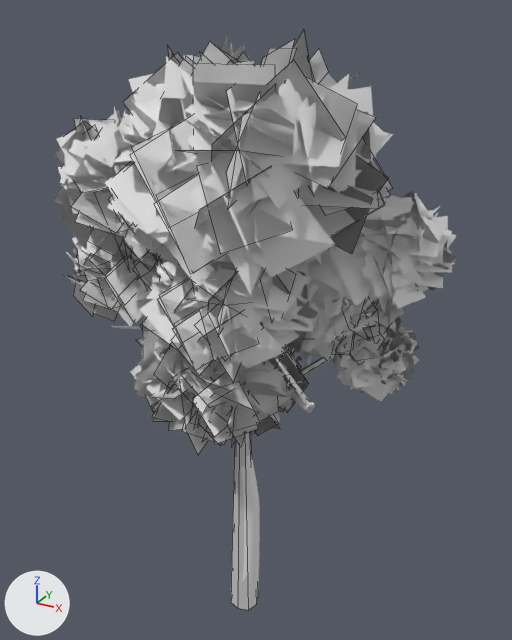
The FBX model Assets/Models/NaturePack/BirchTree_3.fbx: old version first, new version second.
One viewpoint serves both versions: a camera (50 mm lens) standing at (2.92, -5.07, 5.87) and looking at (0.11, 0.05, 3.31). The lights are fixed; the arrows at lower left show +X, +Y and +Z. Mesh edges are drawn as thin lines on the coarser meshes. Objects named as collision shapes, trigger or cutter boxes, shadow casters or lower levels of detail are left out. Where no turn or scale is listed for an object, it has been applied to the vertices.

The older version as bpy lines, for what is in view:
```python
me_mesh = bpy.data.meshes.new('Mesh')
me_mesh.from_pydata(...)  # 9731 vertices, 3409 faces; spans x -1.66..1.77, y -1.34..0.93, z -0.01..5.75
# faces by material slot: [1340, 2069]
me_mesh.materials.append(mat_birchtree_bark)  # white #e7e7e7
me_mesh.materials.append(mat_birchtree_leaves)  # white #e7e7e7
me_mesh_002 = bpy.data.meshes.new('Mesh.002')
me_mesh_002.from_pydata(...)  # 1335 vertices, 345 faces; spans x -1.66..1.38, y -1.34..0.65, z -0.01..5.75
# faces by material slot: [329, 16]
me_mesh_002.materials.append(mat_21___default)  # light grey #cacaca
me_mesh_002.materials.append(mat_20___default)  # light grey #cacaca
ob_birchtree3_lod0 = bpy.data.objects.new('BirchTree3_LOD0', me_mesh)
ob_birchtree3_lod0.location = (0.0, 0.0, 0.0)
ob_birchtree3_lod002 = bpy.data.objects.new('BirchTree3_LOD002', me_mesh_002)
ob_birchtree3_lod002.location = (0.0, 0.0, 0.0)
```
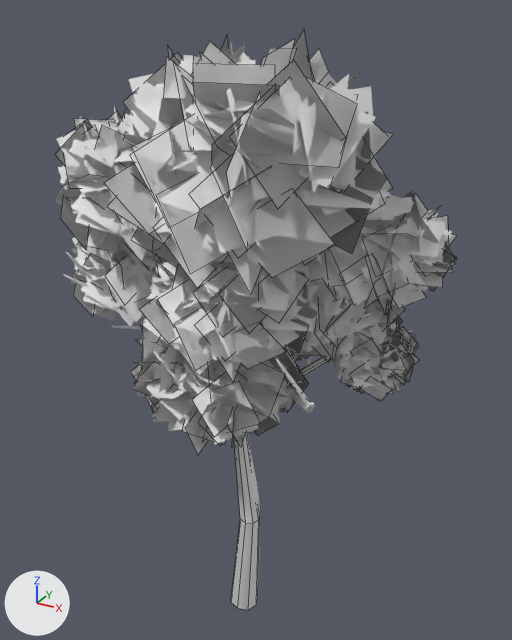
What differs and where, as boxes [x1, y1, x2, y2] in the pictures (512 x 640 px):
'BirchTree3_LOD002', reshaped
    before: [231, 359, 321, 610]
    after: [231, 215, 405, 610]
part 1 of me_mesh_002, built on
    before: [231, 433, 251, 610]
    after: [231, 440, 253, 610]

The change, as a diff of the scene's bpy script:
```diff
--- a/Assets/Models/NaturePack/BirchTree_3.fbx.py
+++ b/Assets/Models/NaturePack/BirchTree_3.fbx.py
@@ me_mesh_002 @@
 # used by ob_birchtree3_lod002; location = (0.0, 0.0, 0.0)
-me_mesh_002.from_pydata(...)  # 1335 vertices, 345 faces; spans x -1.66..1.38, y -1.34..0.65, z -0.01..5.75
+me_mesh_002.from_pydata(...)  # 1358 vertices, 395 faces; spans x -1.66..1.77, y -1.34..0.93, z -0.01..5.75
+# me_mesh_002 part 1: 100 vertices removed from x -0.57..1.27, y -0.82..0.5, z 2.38..5.54; 925 vertices added at x -1.62..1.77, y -1.25..0.93, z 1.13..5.68
+# me_mesh_002 part 2: the surface is now shaded smooth
 me_mesh_002.materials.append(mat_21___default)
```
